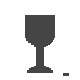
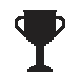
Layer changes from the first w=80, h=80 image to the second:
painted on "puchar" over [15, 10, 69, 76]
